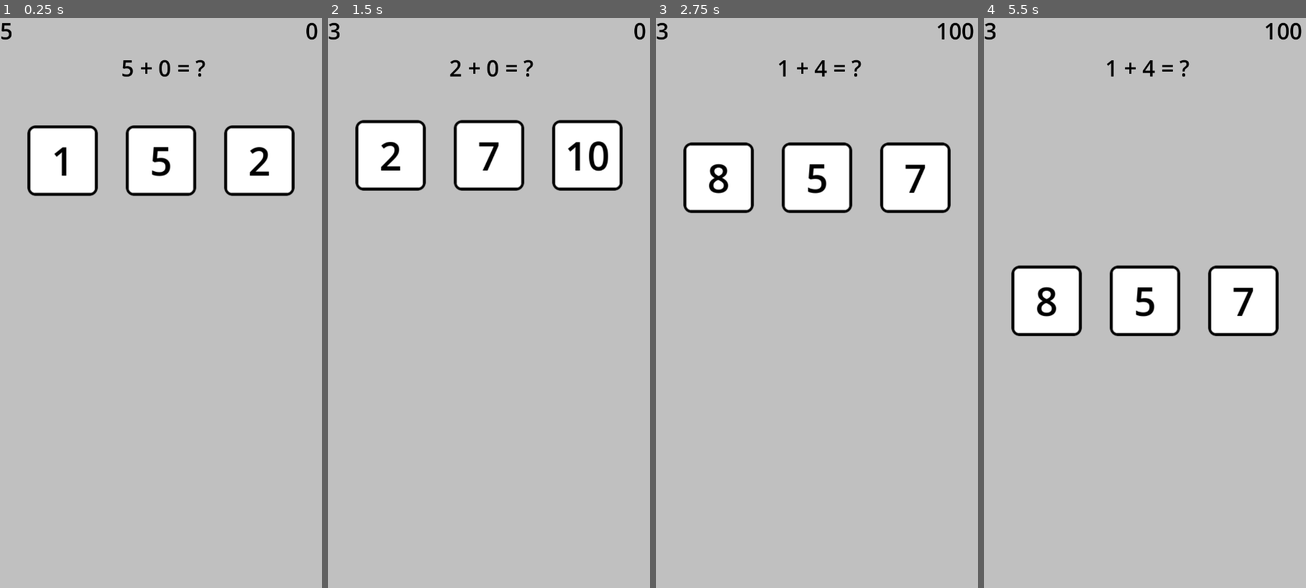
Above: before the commit, frames 1-4 (left to right).
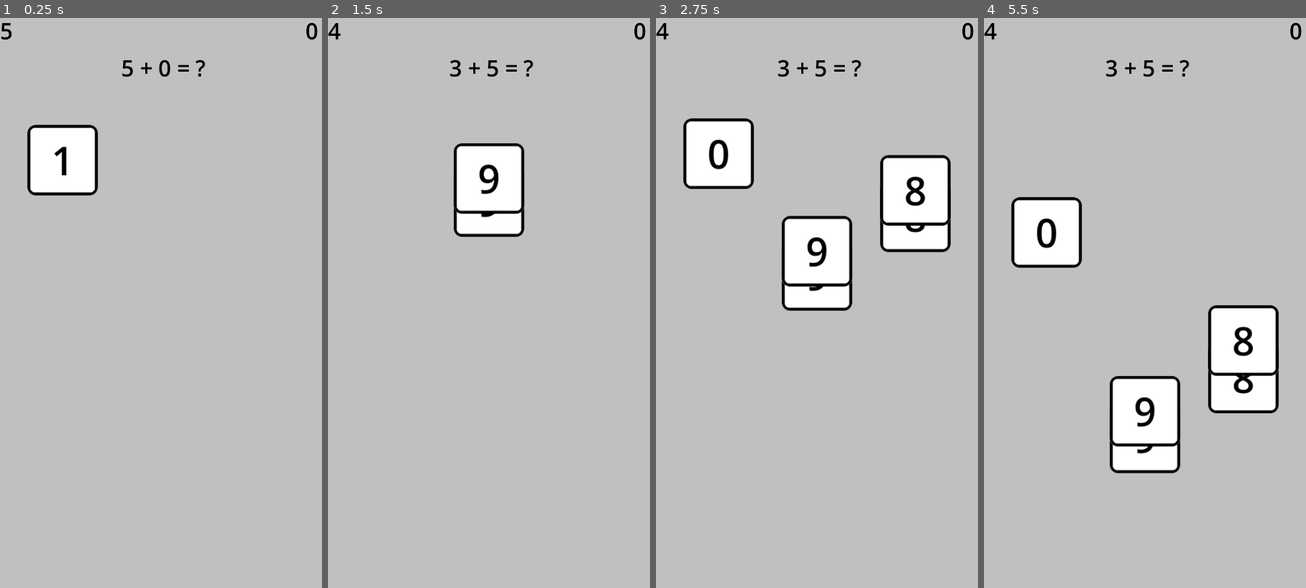
Above: after the commit, the same moments.

Repository: ditari/Math-mini-game
Game: Godot game, scene res://scenes/fall.tscn
Two runs of this game, one before a commit and one after it. Both use one fixed random seed, a clock stepped at 60 frames per second and the inputs below.
Inputs (mouse positions are in pixels of both pictures, inside the frame that each line leads up to):
- Up to frame 1 (0.25 s): no input
- Up to frame 2 (1.5 s): click (389, 171) at 0.52 s; click (389, 177) at 1.27 s
- Up to frame 3 (2.75 s): click (717, 177) at 2.02 s
- Up to frame 4 (5.5 s): no input

The runs differ from the first frame. In frame 1, 5.5% of the frame differs, in the area x 8-92%, y 18-32%; in frame 2, 8.6%; in frame 3, 11%; in frame 4, 17%, in the area x 0-95%, y 0-80%.

Commit message:
fix random fall order and speed

Diff:
--- a/scripts/fall.gd
+++ b/scripts/fall.gd
@@ -5,13 +5,24 @@
 var hp = 5
 var score = 0
 
+var leftnumber
+var centernumber
+var rightnumber
+
 var correctanswer = 0
 
 var correct_out_screen = false
 var clicked_right
 
+var screen_size
+var gaps
+
+
 # Called when the node enters the scene tree for the first time.
 func _ready():
+	screen_size = get_viewport_rect().size
+	gaps = ((screen_size.x - (160*3))/4) #1kotak width nya 160
+
 	randomize()
 	generatequestion()
 	$hplabel.text = str(hp)
@@ -63,28 +74,63 @@
 	var r = randi_range(1, 3)
 
 	if r == 1 :
-		generateboxes(correctanswer,wronganswer1,wronganswer2)
+		leftnumber = correctanswer
+		centernumber = wronganswer1
+		rightnumber = wronganswer2
 	elif r == 2 :
-		generateboxes(wronganswer1,correctanswer,wronganswer2)
-	else:
-		generateboxes(wronganswer1,wronganswer2,correctanswer)
+		leftnumber = wronganswer1
+		centernumber = correctanswer
+		rightnumber = wronganswer2
+	else :
+		leftnumber = wronganswer1
+		centernumber = wronganswer2
+		rightnumber = correctanswer
+	generateorder()
+
+func generateorder():
+	var r = randi_range(1, 6)
+	if r == 1 :
+		generateboxes ("left","center", "right")
+	elif r == 2:
+		generateboxes ("left","right", "center")
+	elif r == 3:
+		generateboxes ("center","left", "right")
+	elif r == 4:
+		generateboxes ("center","right", "left")
+	elif r == 5:
+		generateboxes ("right","left", "center")
+	else :
+		generateboxes ("right","center", "left")
 
 
 func generateboxes(a,b,c):
+	generatebox(a)
+	await get_tree().create_timer(1).timeout
+	generatebox(b)
+	await get_tree().create_timer(1).timeout
+	generatebox(c)
+
+func generatebox(type):
 	var screen_size = get_viewport_rect().size
 	var gaps = ((screen_size.x - (160*3))/4) #1kotak width nya 160
 
-	generatebox(a, gaps+80,300) #+80 karena di tengah?
-	generatebox(b, 2*gaps+160+80,300)
-	generatebox(c, 3*gaps+320+80,300)
-
-func generatebox(text,x,y):
 	fallbox = fallboxscene.instantiate()
-	fallbox.position = Vector2(x,y)
 
 	$arrayboxes.add_child(fallbox)
-	fallbox.set_label(text)
-	fallbox.set_speed(100)
+
+	if type == "left" :
+		fallbox.position = Vector2(gaps+80,300)
+		fallbox.set_label(leftnumber)
+	elif type == "center" :
+		fallbox.position = Vector2(2*gaps+160+80,300)
+		fallbox.set_label(centernumber)
+	else :
+		fallbox.position = Vector2(3*gaps+320+80,300)
+		fallbox.set_label(rightnumber)
+
+	var s = randi_range(50, 150)
+
+	fallbox.set_speed(s)
 	fallbox.connect("out_of_screen", box_out_of_screen)
 	fallbox.connect("button_pressed", box_pressed)
 
